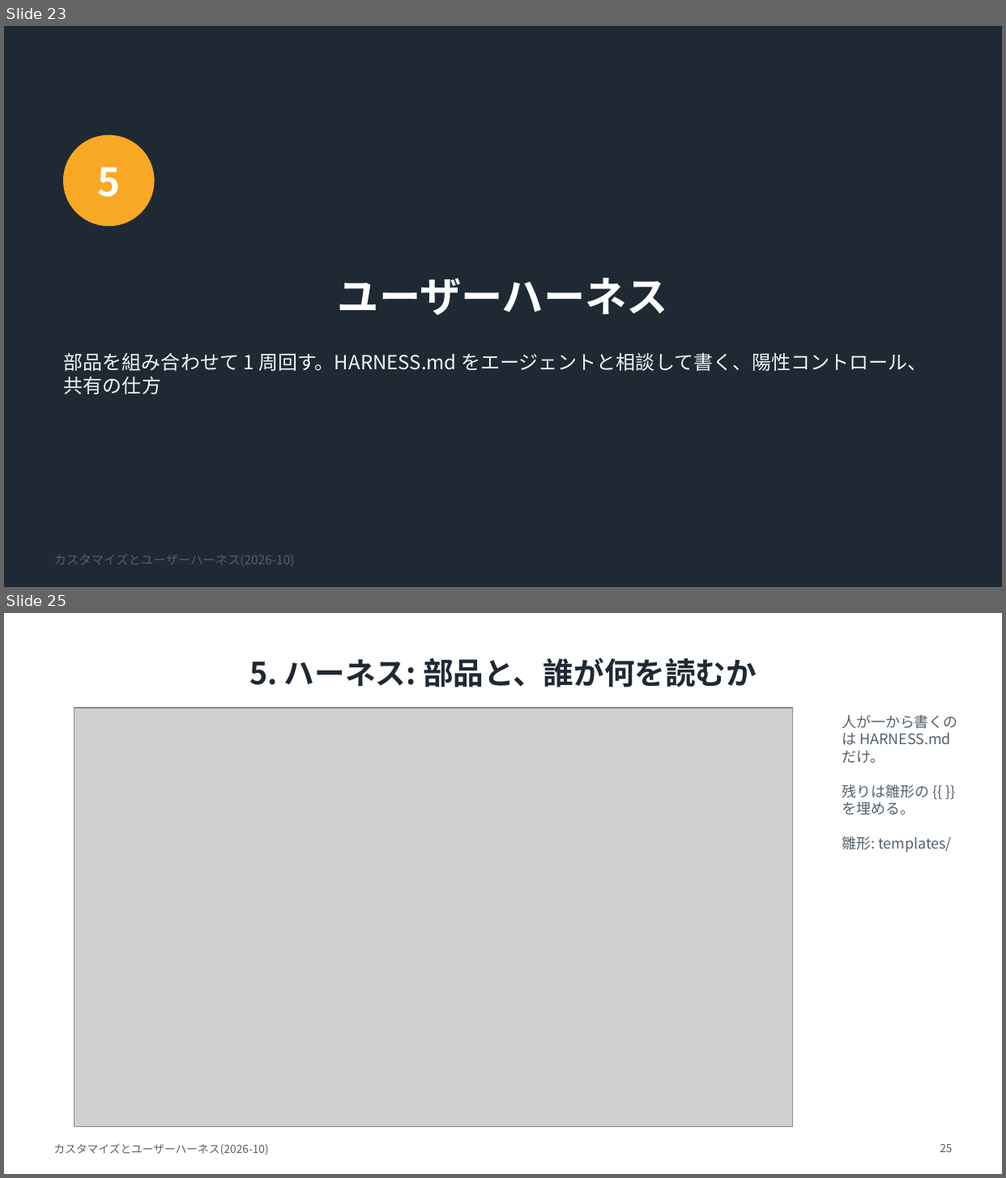
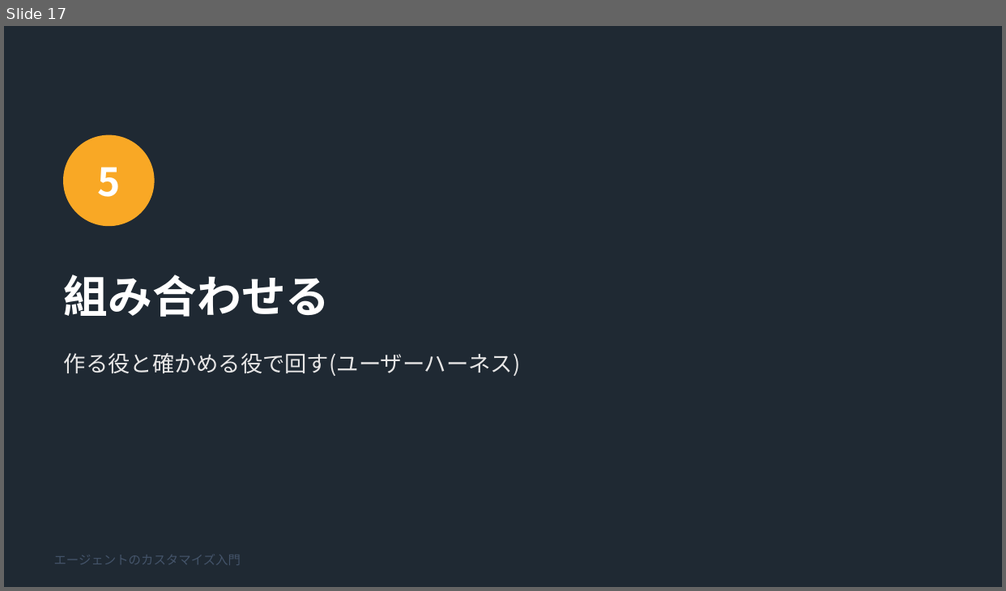
Before and after one commit to noxitro/agent-toolkit, a slide deck: docs/copilot-harness/customize/slides/customize-guide.pptx. Shown one above the other, each under a label of ours: slides 23 and 25 before the commit, slide 17 after it; the slides between them are not shown. The pictures are 1006x1178 and 1006x591 pixels, drawn with LibreOffice and Linux fonts; fonts in the diff are those of the drawing; grey boxes stand for pictures. Boxes give left, top, right and bottom in pixels: in the first picture for what was removed or moved away, otherwise in the second. Text is boxed around its words. In the diff, an @@ line names an element or a change of style, - is before the commit and + after.

```diff
--- a/docs/copilot-harness/customize/slides/customize-guide.pptx
+++ b/docs/copilot-harness/customize/slides/customize-guide.pptx
@@ slide 25 removed at (4,613,1002,1174), background #FFFFFF @@
@@ title removed at (249,658,756,688) @@
-5. ハーネス: 部品と、誰が何を読むか
@@ picture removed at (74,708,792,1127) @@
@@ text removed at (842,715,958,852) @@
-人が一から書くのは HARNESS.md だけ。
-残りは雛形の {{ }} を埋める。
-雛形: templates/
@@ text removed at (54,1144,269,1156) @@
-カスタマイズとユーザーハーネス(2026-10)
@@ page number removed at (940,1144,952,1152) @@
-25
@@ what was slide 23 is now slide 17 @@
@@ slide 17 changed as well @@
@@ title at (64,275,330,317): text changed; size 30 to 32 pt @@
-ユーザーハーネス
+組み合わせる
@@ text at (64,353,521,376): text changed; size 14 to 16 pt; text colour #F0F4F8 to #E7E6E6 @@
-部品を組み合わせて 1 周回す。HARNESS.md をエージェントと相談して書く、陽性コントロール、共有の仕方
+作る役と確かめる役で回す(ユーザーハーネス)
@@ text at (54,555,241,565): text changed; text colour #52606D to #44546A @@
-カスタマイズとユーザーハーネス(2026-10)
+エージェントのカスタマイズ入門
```
Also in this commit, not shown: 4 other slides changed, 16 slides added, 30 other slides removed, 5 other files.
